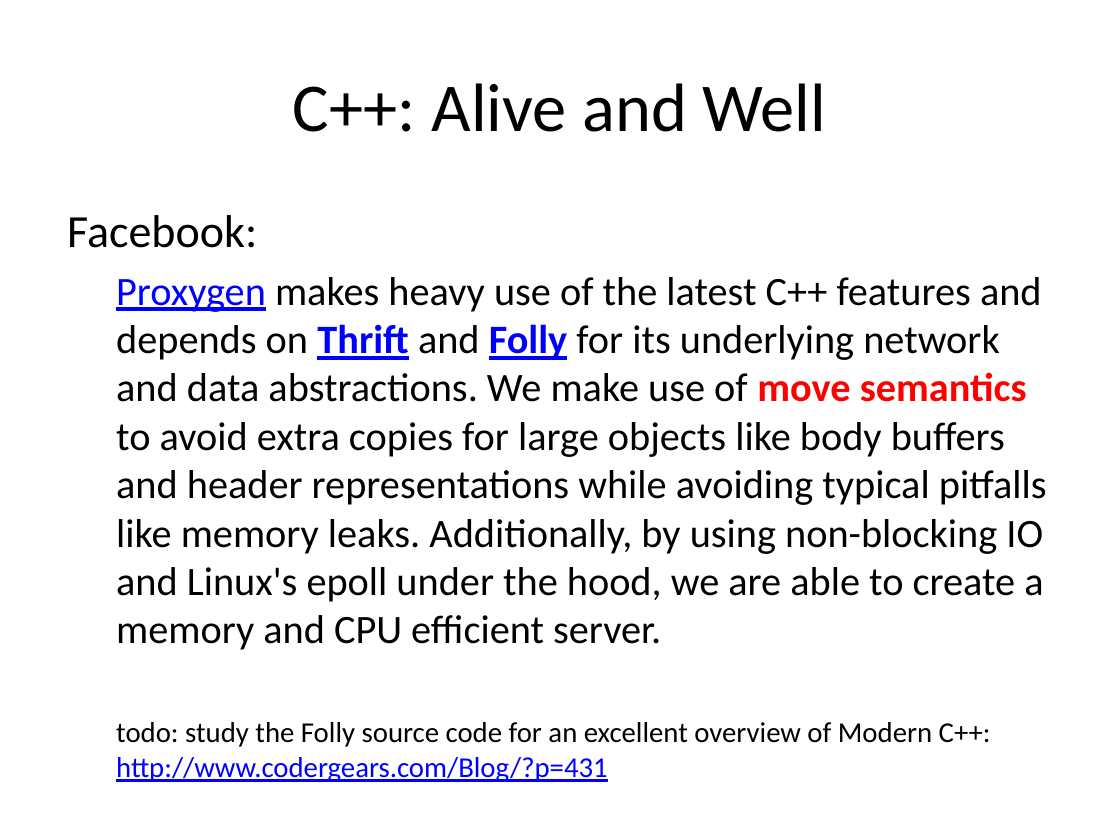
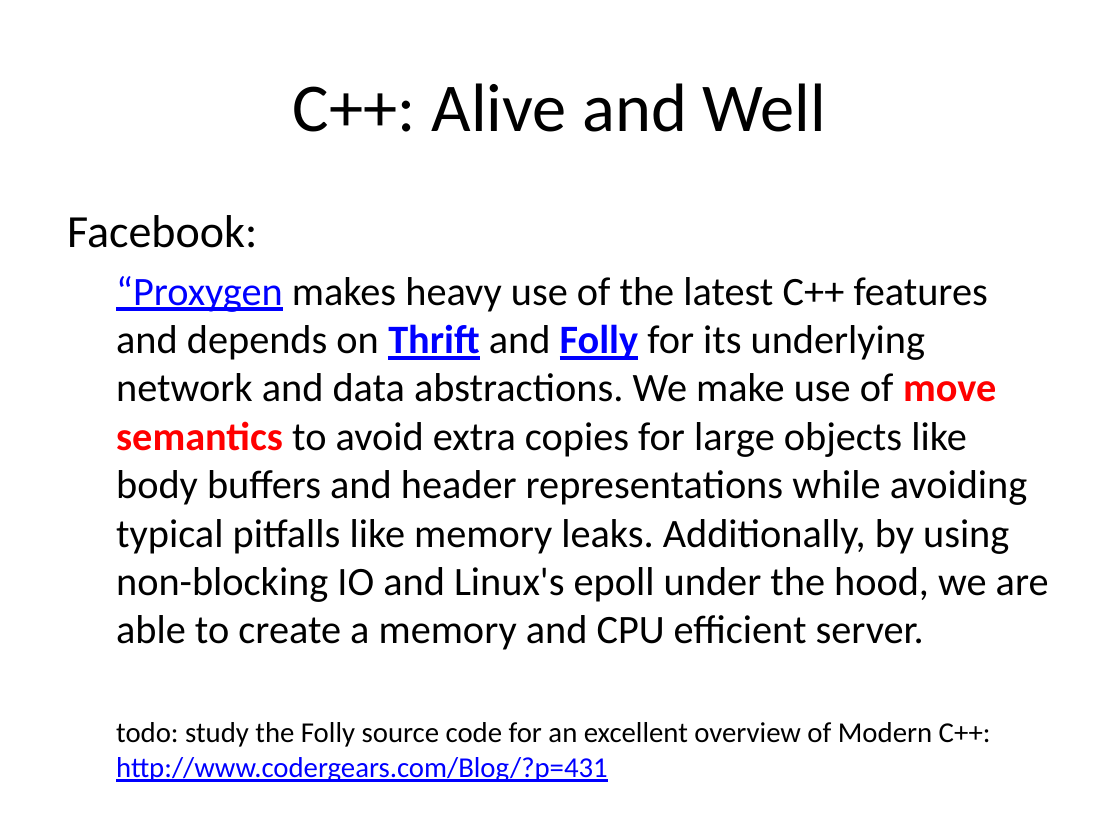
Before and after one commit to fellmad/FunWithCpp11, a slide deck: slide 21 of doc/Fun_with_C++11.pptx. Drawn at 1120x840 pixels with LibreOffice and Linux fonts; fonts in the diff are those of the drawing. Boxes give left, top, right and bottom in pixels: in the first picture for what was removed or moved away, otherwise in the second. Text is boxed around its words. In the diff, an @@ line names an element or a change of style, - is before the commit and + after.

Commit message:
pptx

```diff
--- a/doc/Fun_with_C++11.pptx
+++ b/doc/Fun_with_C++11.pptx
@@ text at box(116, 276, 1049, 650): text changed @@
-  Proxygen makes heavy use of the latest C++ features and depends on Thrift and Folly for its underlying network and data abstractions. We make use of move semantics to avoid extra copies for large objects like body buffers and header representations while avoiding typical pitfalls like memory leaks. Additionally, by using non-blocking IO and Linux's epoll under the hood, we are able to create a memory and CPU efficient server.
+  “Proxygen makes heavy use of the latest C++ features and depends on Thrift and Folly for its underlying network and data abstractions. We make use of move semantics to avoid extra copies for large objects like body buffers and header representations while avoiding typical pitfalls like memory leaks. Additionally, by using non-blocking IO and Linux's epoll under the hood, we are able to create a memory and CPU efficient server.
```
Also in this commit, not shown: 9 other slides changed, 1 other file.
